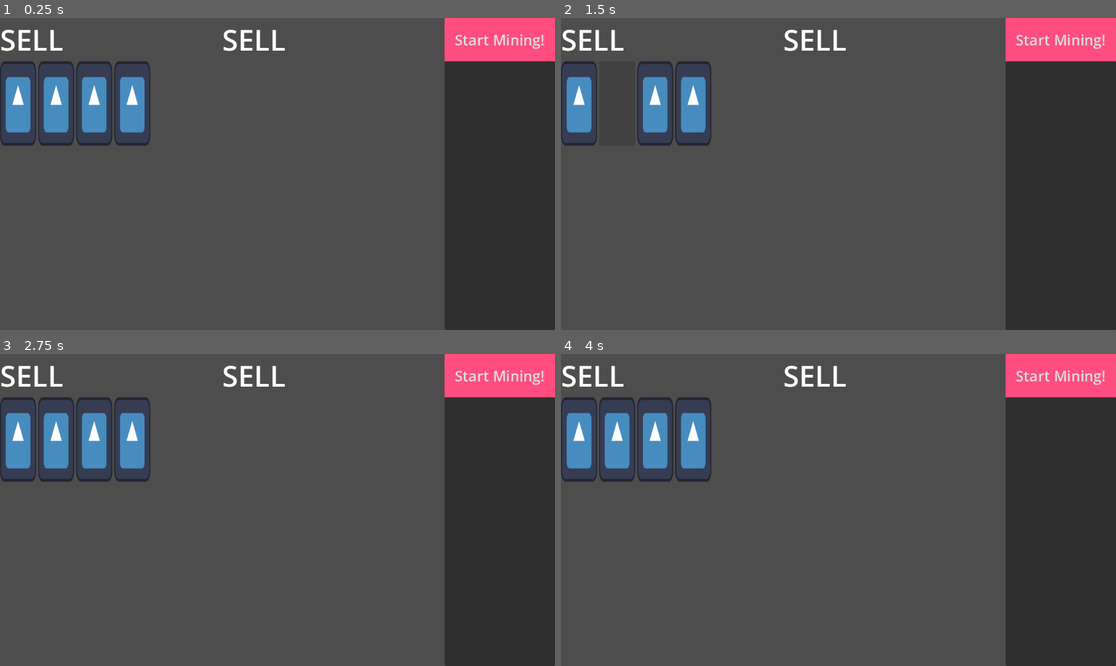
Above: before the commit, frames 1-4 (two rows, left to right).
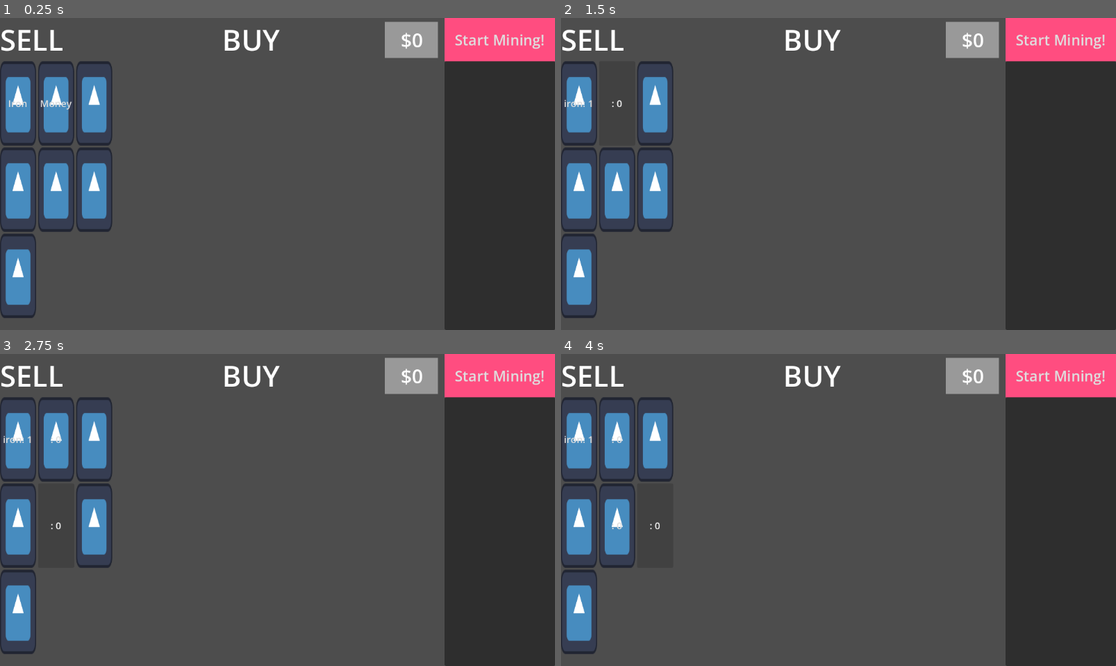
Above: after the commit, the same moments.

Repository: falicov/NDA-game-jam
Game: Godot game, scene res://root_scene.tscn
Same seed, same stepped clock (60 frames per second), same inputs: the game is played once before the commit and once after it. The engine's default icon, where the game draws it, is replaced by a stand-in: a white triangle on a blue panel in a dark square.
Inputs (mouse positions are in pixels of both pictures, inside the frame that each line leads up to):
- Up to frame 1 (0.25 s): no input
- Up to frame 2 (1.5 s): click (577, 102) at 0.5 s; click (616, 102) at 1.25 s
- Up to frame 3 (2.75 s): click (55, 525) at 2.02 s
- Up to frame 4 (4 s): click (616, 525) at 2.75 s, where only the run after the commit has a clickable ": 0"; click (655, 525) at 3.52 s

The runs differ from the first frame. In frame 1, 6.9% of the frame differs, in the area x 0-79%, y 1-97%; in frame 2, 6.9%; in frame 3, 5.8%; in frame 4, 5.8%.
Error after the commit: Invalid access to property or key of type 'String' on a base object of type 'Dictionary'. (res://Scripts/game_manager.gd:20)

Commit message:
game manager exists
holy fuck this was awful

Diff:
--- /dev/null
+++ b/Scripts/buyable_or_sellable_button.gd
@@ -0,0 +1,7 @@
+extends Button
+
+@export var resourceName:String;
+
+func _pressed() -> void:
+	text = resourceName + ": " + str(GameManager.incrementResource(resourceName))
+	pass
--- /dev/null
+++ b/Scripts/game_manager.gd
@@ -0,0 +1,21 @@
+extends Node
+
+var resourceDict = {
+	"money":0,
+	"coal":0,
+	"iron":0
+	}
+
+# Called when the node enters the scene tree for the first time.
+func _ready() -> void:
+	pass # Replace with function body.
+
+
+# Called every frame. 'delta' is the elapsed time since the previous frame.
+func _process(delta: float) -> void:
+	pass
+
+#returns the current value of the resource
+func incrementResource(resourceName:String) -> int:
+	resourceDict[resourceName] += 1
+	return resourceDict[resourceName]
--- a/UI_Objects/buyable_or_sellable_button.tscn
+++ b/UI_Objects/buyable_or_sellable_button.tscn
@@ -1,6 +1,7 @@
 [gd_scene format=3 uid="uid://bjxpxutmipf14"]
 
 [ext_resource type="Texture2D" uid="uid://4q335xxs2p" path="res://icon.svg" id="1_kiids"]
+[ext_resource type="Script" uid="uid://cd5qhxfg7pw6e" path="res://Scripts/buyable_or_sellable_button.gd" id="2_qr6r1"]
 
 [sub_resource type="StyleBoxTexture" id="StyleBoxTexture_qr6r1"]
 texture = ExtResource("1_kiids")
@@ -9,5 +10,7 @@
 custom_minimum_size = Vector2(75, 175)
 offset_right = 202.0
 offset_bottom = 260.0
+theme_override_font_sizes/font_size = 20
 theme_override_styles/normal = SubResource("StyleBoxTexture_qr6r1")
 expand_icon = true
+script = ExtResource("2_qr6r1")
--- a/project.godot
+++ b/project.godot
@@ -15,6 +15,10 @@
 config/features=PackedStringArray("4.6", "Forward Plus")
 config/icon="res://icon.svg"
 
+[autoload]
+
+GameManager="*uid://dq6ogpam0nleh"
+
 [physics]
 
 3d/physics_engine="Jolt Physics"
--- a/root_scene.tscn
+++ b/root_scene.tscn
@@ -1,7 +1,9 @@
 [gd_scene format=3 uid="uid://db10n8gyjvrsp"]
 
+[ext_resource type="Script" uid="uid://dq6ogpam0nleh" path="res://Scripts/game_manager.gd" id="1_c77vg"]
 [ext_resource type="PackedScene" uid="uid://c2gljkeejt128" path="res://screens/buy_sell_screen.tscn" id="1_itajj"]
 
-[node name="root_scene" type="Node2D" unique_id=217576608]
+[node name="root_scene" type="Node" unique_id=253209381]
+script = ExtResource("1_c77vg")
 
 [node name="buy_sell_screen" parent="." unique_id=1710120714 instance=ExtResource("1_itajj")]
--- a/screen_sizer.gd
+++ /dev/null
@@ -1,14 +0,0 @@
-extends HBoxContainer
-var screenSize;
-
-# Called when the node enters the scene tree for the first time.
-func _ready() -> void:
-	#resize everything to be big
-	screenSize = get_viewport().get_visible_rect().size
-	size.x = screenSize.x
-	size.y = screenSize.y
-	for subnode in get_children():
-		subnode.size.x = size.x/get_child_count()
-		subnode.size.y = size.y
-		print(subnode.size.x)
-		print(subnode.name)
--- a/screens/buy_sell_screen.tscn
+++ b/screens/buy_sell_screen.tscn
@@ -2,6 +2,8 @@
 
 [ext_resource type="PackedScene" uid="uid://bjxpxutmipf14" path="res://UI_Objects/buyable_or_sellable_button.tscn" id="1_ou6qf"]
 [ext_resource type="PackedScene" uid="uid://oker8qek142o" path="res://UI_Objects/buy_sell_column.tscn" id="2_8xrdf"]
+
+[sub_resource type="StyleBoxFlat" id="StyleBoxFlat_mmfqo"]
 
 [sub_resource type="StyleBoxFlat" id="StyleBoxFlat_8xrdf"]
 bg_color = Color(1, 0.30197245, 0.50253135, 1)
@@ -23,18 +25,30 @@
 [node name="SellColumn" parent="HBoxContainer" unique_id=1624477306 instance=ExtResource("2_8xrdf")]
 layout_mode = 2
 size_flags_horizontal = 3
-columns = 4
+columns = 3
 
 [node name="buyable_sellable_button" parent="HBoxContainer/SellColumn" unique_id=700522243 instance=ExtResource("1_ou6qf")]
 layout_mode = 2
+text = "Iron"
+resourceName = "iron"
 
 [node name="buyable_sellable_button2" parent="HBoxContainer/SellColumn" unique_id=660507612 instance=ExtResource("1_ou6qf")]
 layout_mode = 2
+text = "Money"
 
 [node name="buyable_sellable_button3" parent="HBoxContainer/SellColumn" unique_id=68767264 instance=ExtResource("1_ou6qf")]
 layout_mode = 2
 
 [node name="buyable_sellable_button4" parent="HBoxContainer/SellColumn" unique_id=504236223 instance=ExtResource("1_ou6qf")]
+layout_mode = 2
+
+[node name="buyable_sellable_button5" parent="HBoxContainer/SellColumn" unique_id=291280417 instance=ExtResource("1_ou6qf")]
+layout_mode = 2
+
+[node name="buyable_sellable_button6" parent="HBoxContainer/SellColumn" unique_id=2029309643 instance=ExtResource("1_ou6qf")]
+layout_mode = 2
+
+[node name="buyable_sellable_button7" parent="HBoxContainer/SellColumn" unique_id=1862037955 instance=ExtResource("1_ou6qf")]
 layout_mode = 2
 
 [node name="BuyColumn" parent="HBoxContainer" unique_id=1243617289 instance=ExtResource("2_8xrdf")]
@@ -62,8 +76,27 @@
 layout_mode = 2
 size_flags_horizontal = 3
 theme_override_font_sizes/font_size = 60
-text = "Sell"
+text = "Buy"
 uppercase = true
+
+[node name="MoneyPanel" type="Panel" parent="HBoxContainer2/BuyLabel" unique_id=847343848]
+layout_mode = 0
+offset_left = 338.0
+offset_top = 5.0
+offset_right = 448.0
+offset_bottom = 80.0
+theme_override_styles/panel = SubResource("StyleBoxFlat_mmfqo")
+
+[node name="MoneyLabel" type="Label" parent="HBoxContainer2/BuyLabel/MoneyPanel" unique_id=1302516957]
+layout_mode = 0
+offset_left = 33.0
+offset_top = 10.0
+offset_right = 79.0
+offset_bottom = 65.0
+theme_override_font_sizes/font_size = 40
+text = "$0"
+horizontal_alignment = 1
+vertical_alignment = 1
 
 [node name="Button" type="Button" parent="HBoxContainer2" unique_id=1054609012]
 layout_mode = 2
Not shown, added: Scripts/buyable_or_sellable_button.gd.uid
Not shown, added: Scripts/game_manager.gd.uid
Not shown, removed: screen_sizer.gd.uid
